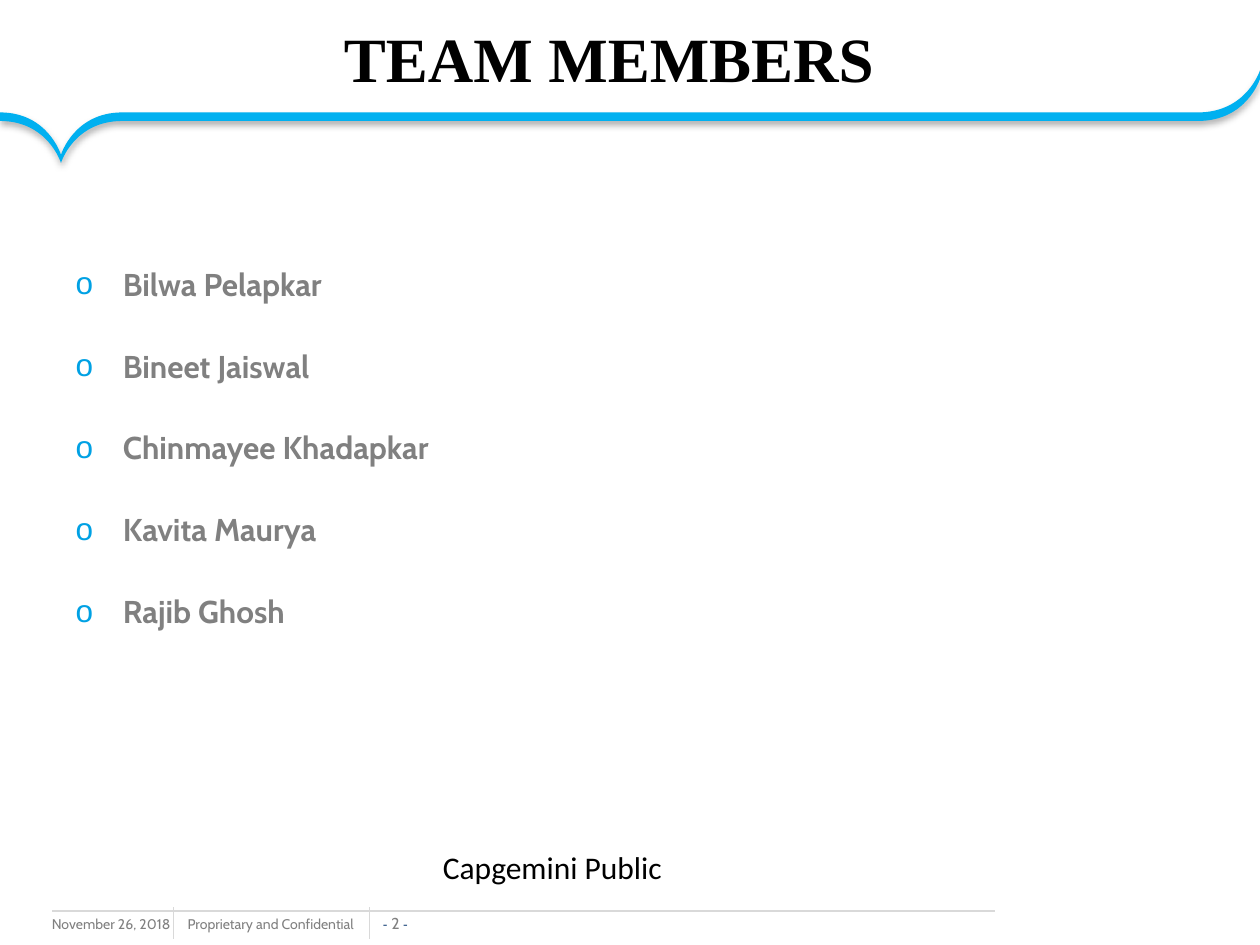
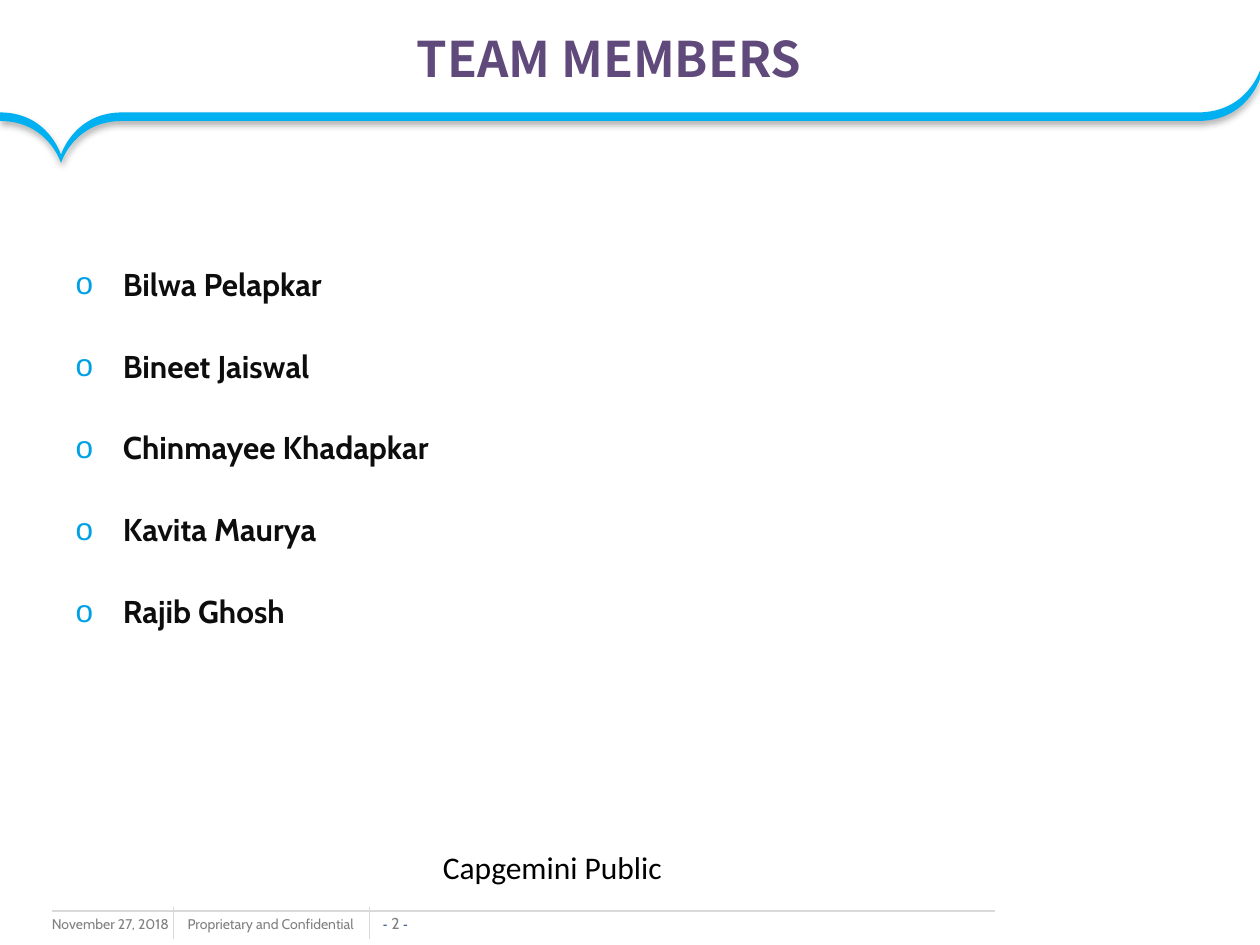
Before and after one commit to kmaurya/miniprojects, a slide deck: slide 2 of AT MiniProject_Sample.pptx. Drawn at 1260x945 pixels with LibreOffice and Linux fonts; fonts in the diff are those of the drawing; background and template pictures are left out. Boxes give left, top, right and bottom in pixels: in the first picture for what was removed or moved away, otherwise in the second. Text is boxed around its words. In the diff, an @@ line names an element or a change of style, - is before the commit and + after.

```diff
--- a/AT MiniProject_Sample.pptx
+++ b/AT MiniProject_Sample.pptx
@@ title "TEAM MEMBERS" at bbox=[416, 40, 801, 78]: size 36 to 28 pt, font Times New Roman to Noto Sans CJK KR, text colour #000000 to #604A7B @@
@@ text "Bilwa Pelapkar" at bbox=[123, 272, 429, 630]: text colour #808080 to #0D0D0D @@
@@ text at bbox=[52, 918, 169, 930]: text changed @@
-November 26, 2018
+November 27, 2018
```
Also in this commit, not shown: 6 other slides changed, 6 slides added, 4 slides removed.
